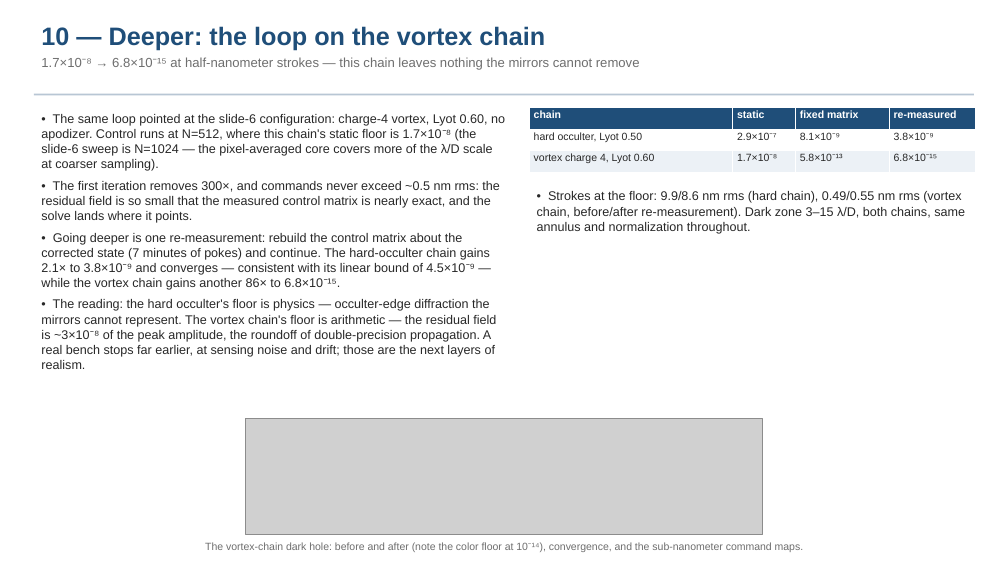
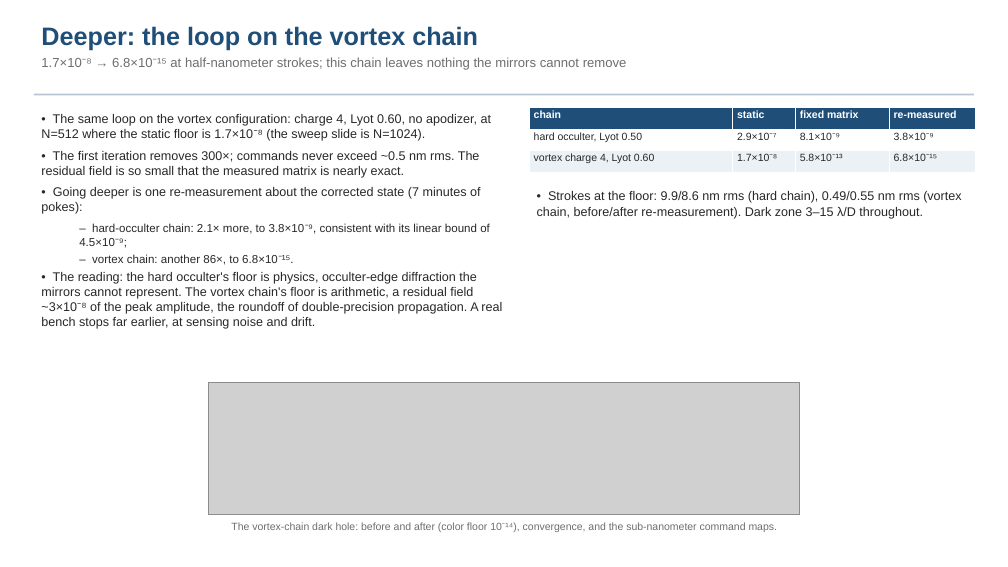
Before and after one commit to nasa-jpl/MACOS_resources, a slide deck: slide 11 of mmacos/templates/30_instruments/bench_ctb/deck_ctb.pptx. Drawn at 1008x567 pixels with LibreOffice and Linux fonts; fonts in the diff are those of the drawing; grey boxes stand for pictures. Boxes give left, top, right and bottom in pixels: in the first picture for what was removed or moved away, otherwise in the second. Text is boxed around its words. In the diff, an @@ line names an element or a change of style, - is before the commit and + after.

```diff
--- a/mmacos/templates/30_instruments/bench_ctb/deck_ctb.pptx
+++ b/mmacos/templates/30_instruments/bench_ctb/deck_ctb.pptx
@@ text at [41,26,627,70]: text changed @@
-10 — Deeper: the loop on the vortex chain
-1.7×10⁻⁸ → 6.8×10⁻¹⁵ at half-nanometer strokes — this chain leaves nothing the mirrors cannot remove
+Deeper: the loop on the vortex chain
+1.7×10⁻⁸ → 6.8×10⁻¹⁵ at half-nanometer strokes; this chain leaves nothing the mirrors cannot remove
@@ text at [41,114,502,329]: text changed @@
-• The same loop pointed at the slide-6 configuration: charge-4 vortex, Lyot 0.60, no apodizer. Control runs at N=512, where this chain's static floor is 1.7×10⁻⁸ (the slide-6 sweep is N=1024 — the pixel-averaged core covers more of the λ/D scale at coarser sampling).
-• The first iteration removes 300×, and commands never exceed ~0.5 nm rms: the residual field is so small that the measured control matrix is nearly exact, and the solve lands where it points.
-• Going deeper is one re-measurement: rebuild the control matrix about the corrected state (7 minutes of pokes) and continue. The hard-occulter chain gains 2.1× to 3.8×10⁻⁹ and converges — consistent with its linear bound of 4.5×10⁻⁹ — while the vortex chain gains another 86× to 6.8×10⁻¹⁵.
-• The reading: the hard occulter's floor is physics — occulter-edge diffraction the mirrors cannot represent. The vortex chain's floor is arithmetic — the residual field is ~3×10⁻⁸ of the peak amplitude, the roundoff of double-precision propagation. A real bench stops far earlier, at sensing noise and drift; those are the next layers of realism.
+• The same loop on the vortex configuration: charge 4, Lyot 0.60, no apodizer, at N=512 where the static floor is 1.7×10⁻⁸ (the sweep slide is N=1024).
+• The first iteration removes 300×; commands never exceed ~0.5 nm rms. The residual field is so small that the measured matrix is nearly exact.
+• Going deeper is one re-measurement about the corrected state (7 minutes of pokes):
+  – hard-occulter chain: 2.1× more, to 3.8×10⁻⁹, consistent with its linear bound of 4.5×10⁻⁹;
+  – vortex chain: another 86×, to 6.8×10⁻¹⁵.
+• The reading: the hard occulter's floor is physics, occulter-edge diffraction the mirrors cannot represent. The vortex chain's floor is arithmetic, a residual field ~3×10⁻⁸ of the peak amplitude, the roundoff of double-precision propagation. A real bench stops far earlier, at sensing noise and drift.
@@ text at [537,191,961,219]: text changed @@
-• Strokes at the floor: 9.9/8.6 nm rms (hard chain), 0.49/0.55 nm rms (vortex chain, before/after re-measurement). Dark zone 3–15 λ/D, both chains, same annulus and normalization throughout.
+• Strokes at the floor: 9.9/8.6 nm rms (hard chain), 0.49/0.55 nm rms (vortex chain, before/after re-measurement). Dark zone 3–15 λ/D throughout.
@@ picture: place and size @@
-picture at [245,419,762,535]
+picture at [208,383,800,515]
@@ text at [231,522,778,532]: text changed @@
-The vortex-chain dark hole: before and after (note the color floor at 10⁻¹⁴), convergence, and the sub-nanometer command maps.
+The vortex-chain dark hole: before and after (color floor 10⁻¹⁴), convergence, and the sub-nanometer command maps.
```
Also in this commit, not shown: 22 other slides changed, 3 slides added, 7 other files.
